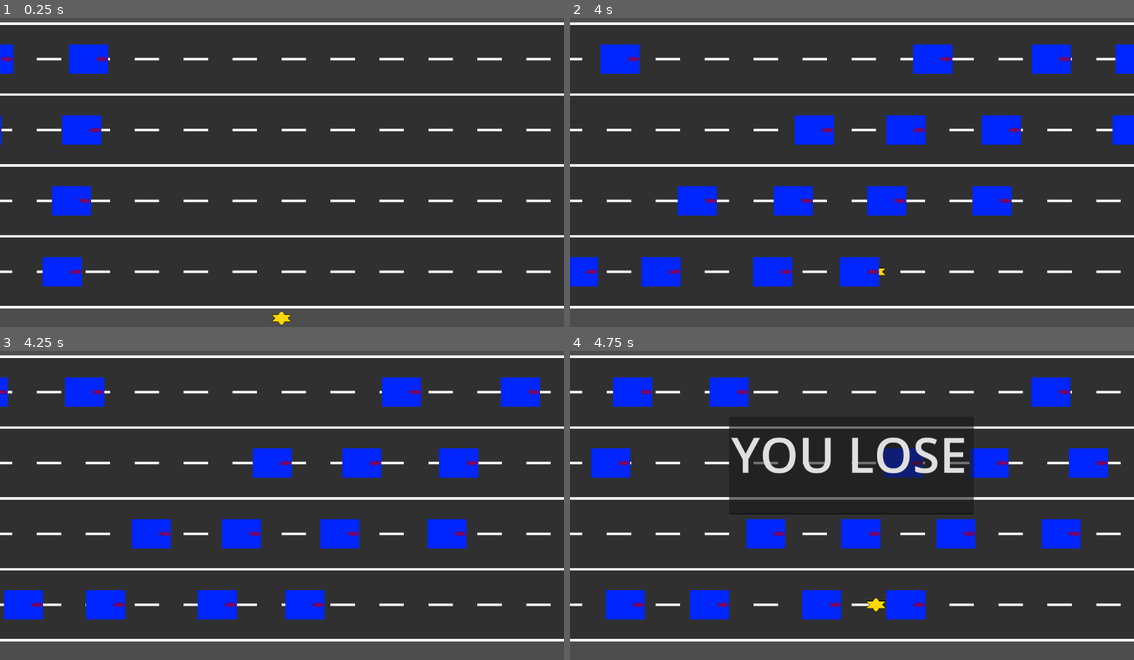
Above: before the commit, frames 1-4 (two rows, left to right).
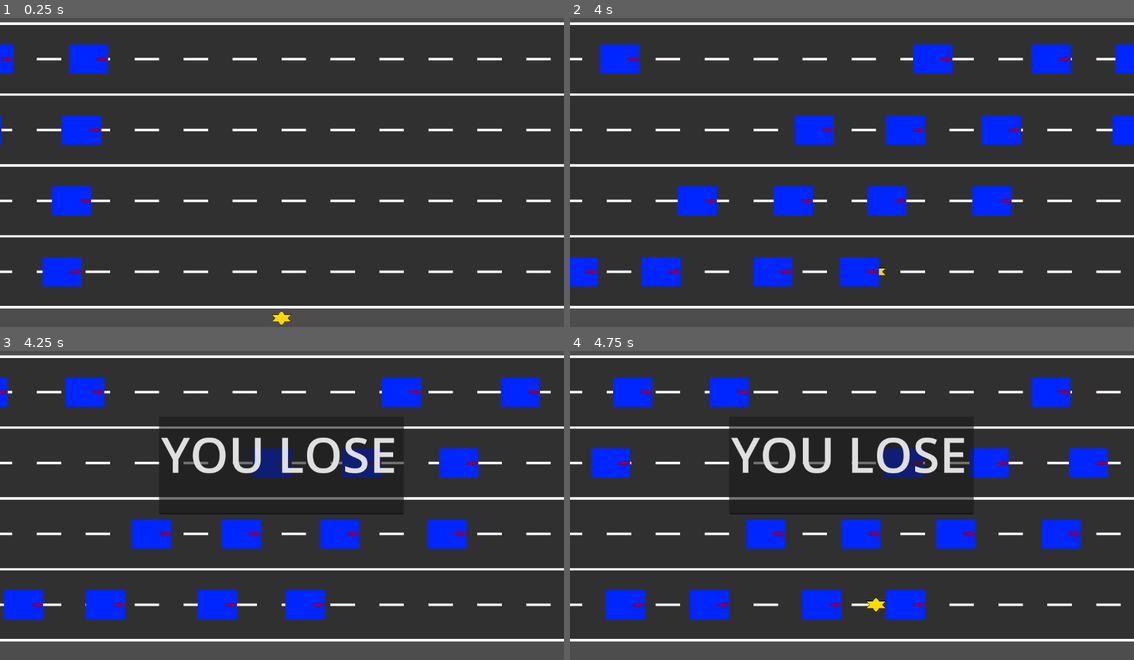
Above: after the commit, the same moments.

Repository: aduImperfect/Frogger
Game: Godot game, scene res://TSCN/frogger.tscn
Two runs of this game, one before a commit and one after it. Both use one fixed random seed, a clock stepped at 60 frames per second and the inputs below.
Inputs:
- Up to frame 1 (0.25 s): no input
- Up to frame 2 (4 s): hold Right (ui_right) 0.53-1.28 s; hold Down (ui_down) 1.28-2.03 s; hold Right (ui_right) 2.03-2.78 s; hold Up (ui_up) 2.78-3.53 s; hold Left (ui_left) from 3.53 s (still down)
- Up to frame 3 (4.25 s): keep holding Left (ui_left)
- Up to frame 4 (4.75 s): keep holding Left (ui_left)

Frames 1-2 are identical in both runs. In frame 3, 3.7% of the frame differs, in the area x 28-72%, y 24-53%; in frame 4, nothing differs.

Commit message:
Updating the Rectangular shape collision sizes for both vehicles and the frog.

Diff:
--- a/frogger/TSCN/frog.tscn
+++ b/frogger/TSCN/frog.tscn
@@ -4,6 +4,7 @@
 [ext_resource type="Script" uid="uid://ddyxtfya5wvu8" path="res://TSCN/frog_area_2d.gd" id="2_575sj"]
 
 [sub_resource type="RectangleShape2D" id="RectangleShape2D_3cs2f"]
+size = Vector2(100, 75)
 
 [node name="Frog" type="Node2D" unique_id=807306974]
 
@@ -15,6 +16,7 @@
 script = ExtResource("2_575sj")
 
 [node name="FrogCollisionShape2D" type="CollisionShape2D" parent="Frogger/FrogArea2D" unique_id=1182481546]
+z_index = 15
 shape = SubResource("RectangleShape2D_3cs2f")
 debug_color = Color(0.3647059, 0.47843137, 1, 0.654902)
 
--- a/frogger/TSCN/vehicle.tscn
+++ b/frogger/TSCN/vehicle.tscn
@@ -4,6 +4,7 @@
 [ext_resource type="Script" uid="uid://b552o2b6jfok7" path="res://TSCN/vehicle_area_2d.gd" id="2_l2nhc"]
 
 [sub_resource type="RectangleShape2D" id="RectangleShape2D_83gty"]
+size = Vector2(150, 100)
 
 [node name="Vehicle" type="Node2D" unique_id=1988295688]
 
@@ -16,6 +17,7 @@
 script = ExtResource("2_l2nhc")
 
 [node name="VehicleCollisionShape2D" type="CollisionShape2D" parent="Vehicle/VehicleArea2D" unique_id=274465108]
+z_index = 15
 shape = SubResource("RectangleShape2D_83gty")
 debug_color = Color(0.7490196, 0.45882353, 0, 0.69411767)
 
